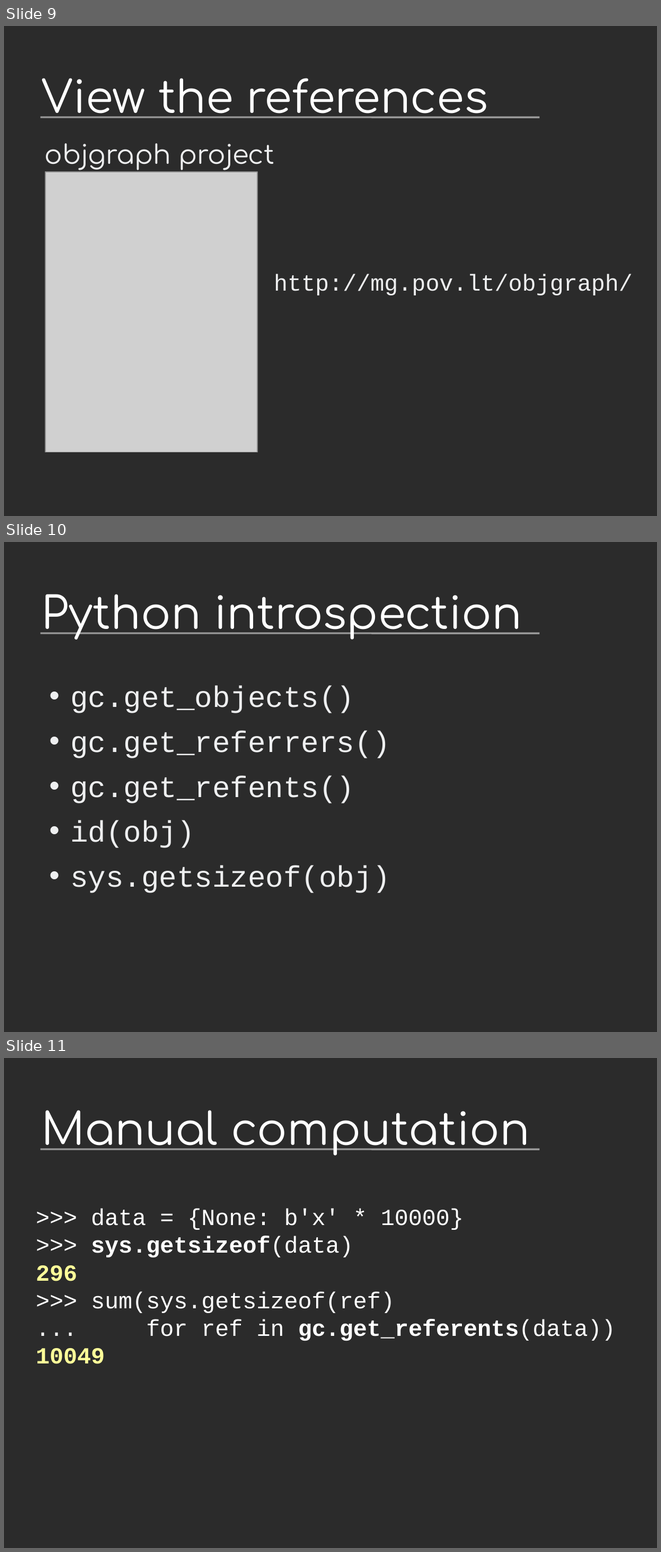
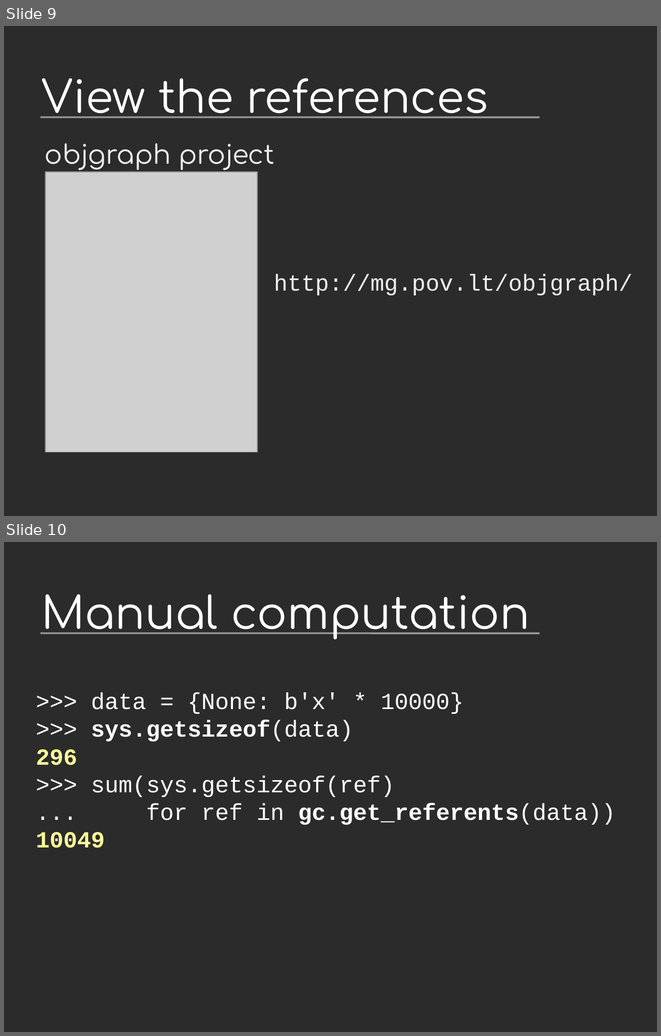
Before and after one commit to vstinner/talks, a slide deck: 2014-Pycon-Montreal/tracemalloc.odp. Shown one above the other, each under a label of ours: slides 9, 10 and 11 before the commit, slides 9 and 10 after it. The pictures are 661x1552 and 661x1036 pixels, drawn with LibreOffice and Linux fonts; fonts in the diff are those of the drawing; grey boxes stand for pictures; background and template pictures are left out; a plain dark background stands for a picture behind light text. Boxes give left, top, right and bottom in pixels: in the first picture for what was removed or moved away, otherwise in the second. Text is boxed around its words. In the diff, an @@ line names an element or a change of style, - is before the commit and + after.

```diff
--- a/2014-Pycon-Montreal/tracemalloc.odp
+++ b/2014-Pycon-Montreal/tracemalloc.odp
@@ slide 10 removed at <box>4,542,657,1032</box>, background picture (left out); not listed: 1 template element that a slide beside it also shows @@
@@ title removed at <box>42,594,522,640</box> @@
-Python introspection
@@ text removed at <box>70,686,390,893</box> @@
-  • gc.get_objects()
-  • gc.get_referrers()
-  • gc.get_refents()
-  • id(obj)
-  • sys.getsizeof(obj)
@@ what was slide 11 is now slide 10 @@
```
Also in this commit, not shown: 7 slides changed, 3 slides added, 6 other slides removed.
